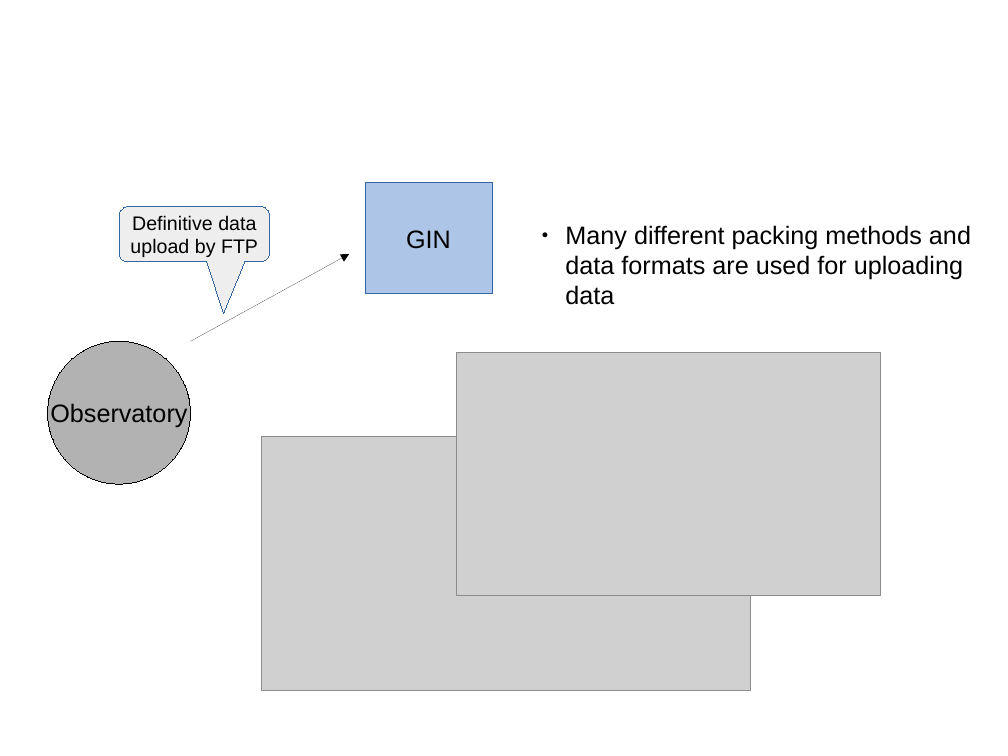
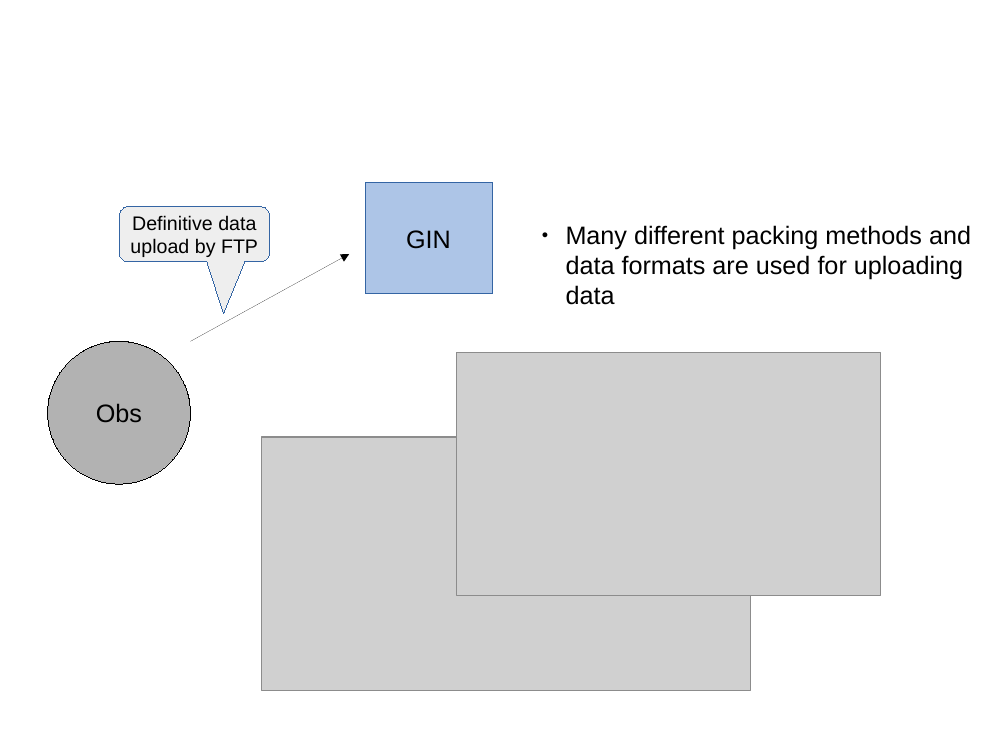
Before and after one commit to INTERMAGNET/IMBOT, a slide deck: slide 7 of documentation/imbot.pptx. Drawn at 1008x756 pixels with LibreOffice and Linux fonts; fonts in the diff are those of the drawing; grey boxes stand for pictures; background and template pictures are left out. Boxes give left, top, right and bottom in pixels: in the first picture for what was removed or moved away, otherwise in the second. Text is boxed around its words. In the diff, an @@ line names an element or a change of style, - is before the commit and + after.

```diff
--- a/documentation/imbot.pptx
+++ b/documentation/imbot.pptx
@@ text in ellipse at bbox=[96, 403, 142, 423]: text changed @@
-Observatory
+Obs
```
Also in this commit, not shown: 8 other slides changed, 4 slides added, 1 slide removed, 1 other file.
